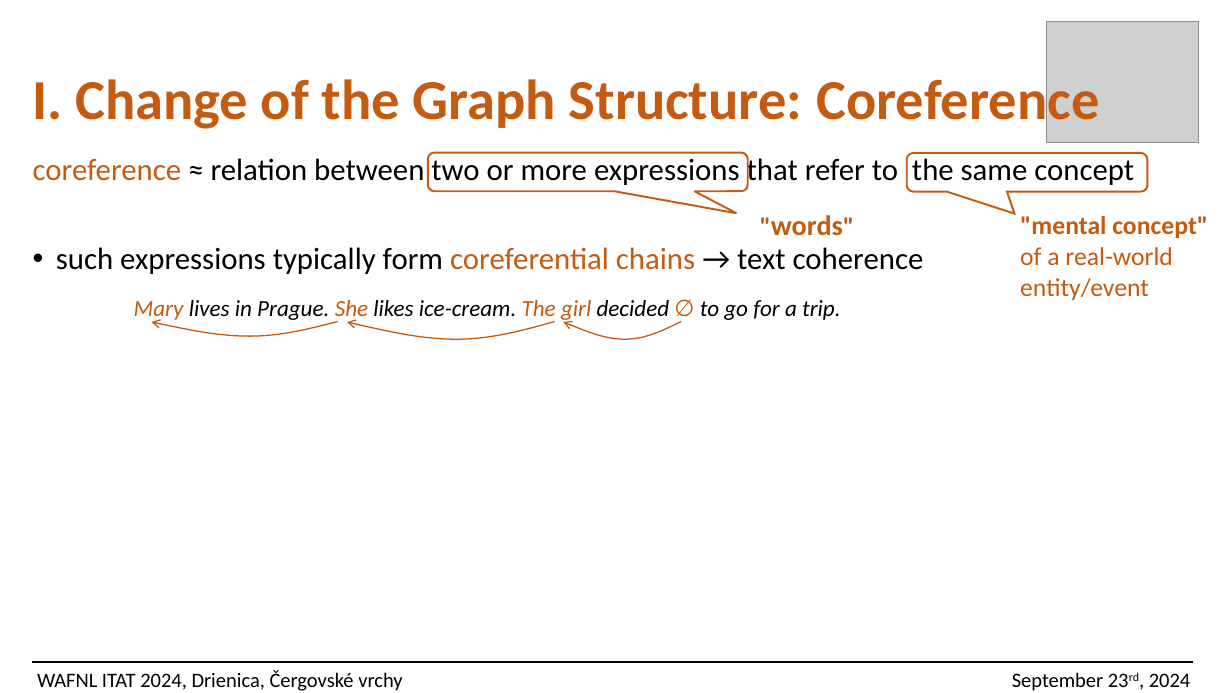
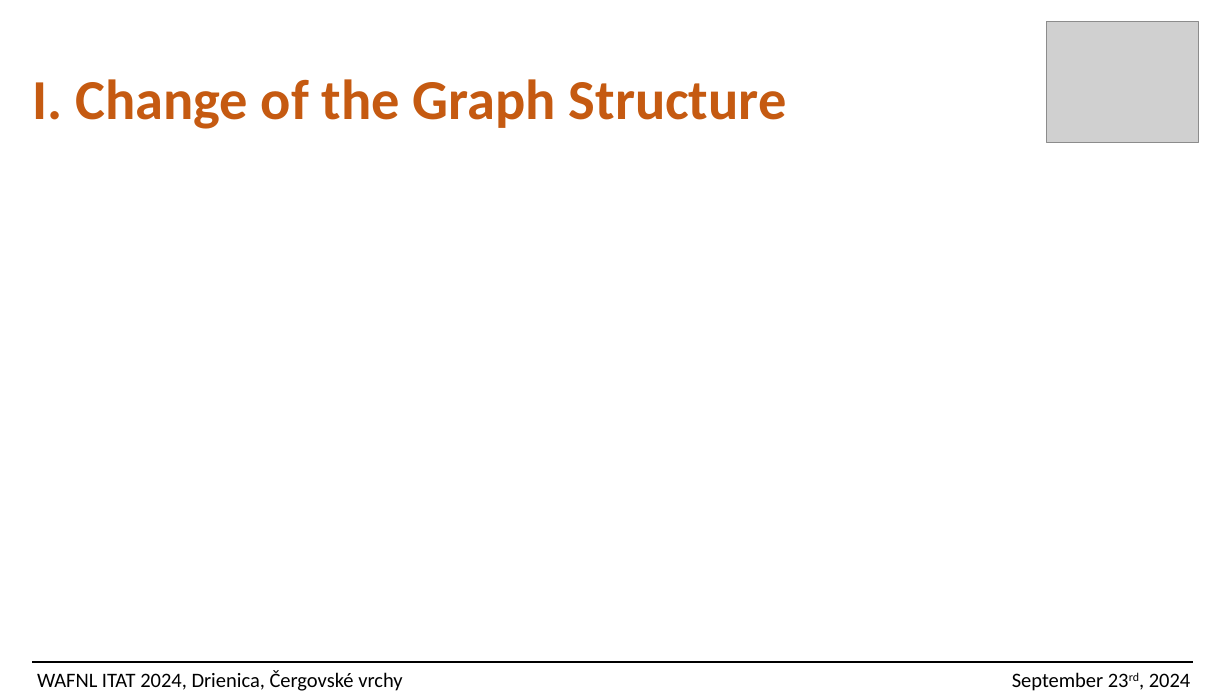
Before and after one commit to ufal/UMR, a slide deck: slide 8 of papers/2024-ITAT-slides.pptx (slide 12 before the commit). Drawn at 1232x693 pixels with LibreOffice and Linux fonts; fonts in the diff are those of the drawing; grey boxes stand for pictures. Boxes give left, top, right and bottom in pixels: in the first picture for what was removed or moved away, otherwise in the second. Text is boxed around its words. In the diff, an @@ line names an element or a change of style, - is before the commit and + after.

```diff
--- a/papers/2024-ITAT-slides.pptx
+++ b/papers/2024-ITAT-slides.pptx
@@ text at box(33, 79, 787, 129): text changed @@
-I. Change of the Graph Structure: Coreference
+I. Change of the Graph Structure
@@ text removed at box(33, 154, 1134, 274) @@
-coreference ≈ relation between two or more expressions that refer to the same concept
-• such expressions typically form coreferential chains → text coherence
@@ rounded speech box removed at box(428, 152, 748, 191) @@
@@ rounded speech box removed at box(907, 153, 1147, 192) @@
@@ text removed at box(771, 215, 843, 236) @@
-"words"
@@ text removed at box(1020, 216, 1208, 300) @@
-"mental concept"
-of a real-world
-entity/event
@@ group removed at box(134, 300, 841, 339): 3 freeform shapes, 1 text @@
-Mary lives in Prague. She likes ice-cream. The girl decided ∅ to go for a trip.
```
Also in this commit, not shown: 6 other slides changed, 13 slides removed, 1 other file.
